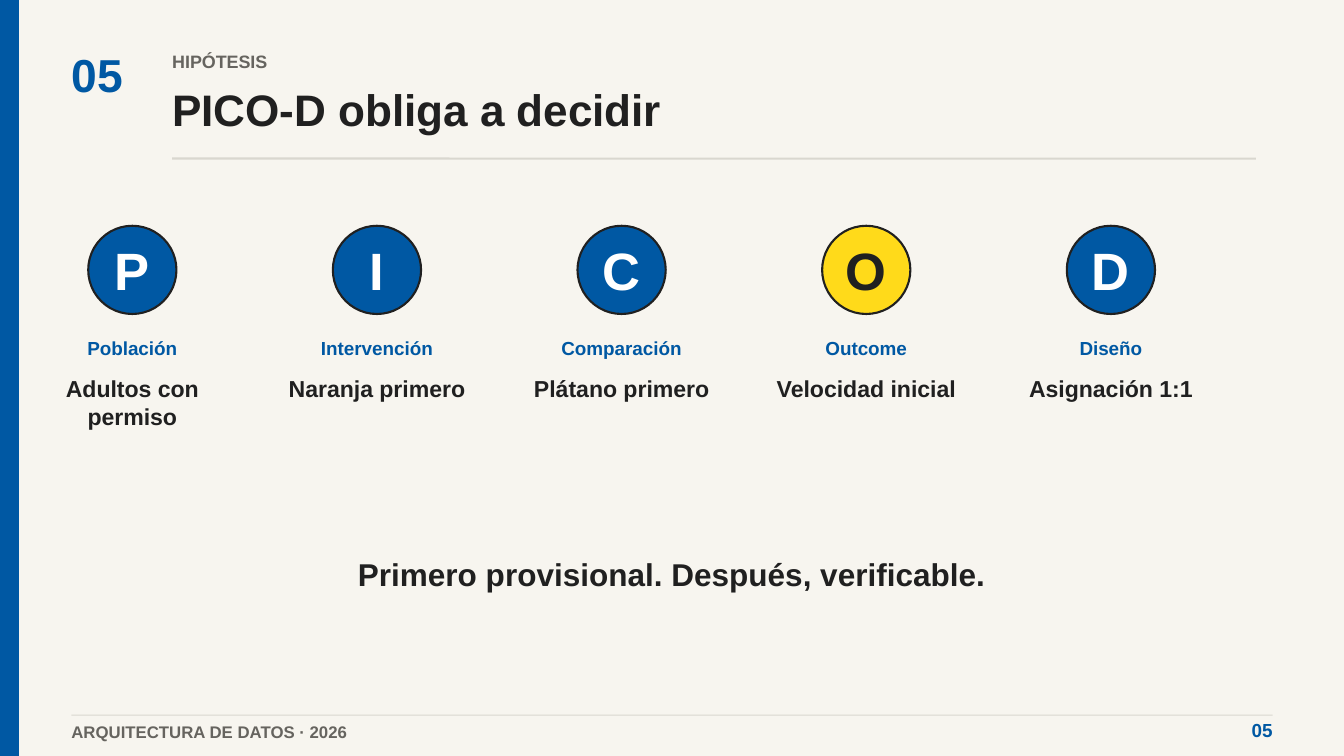
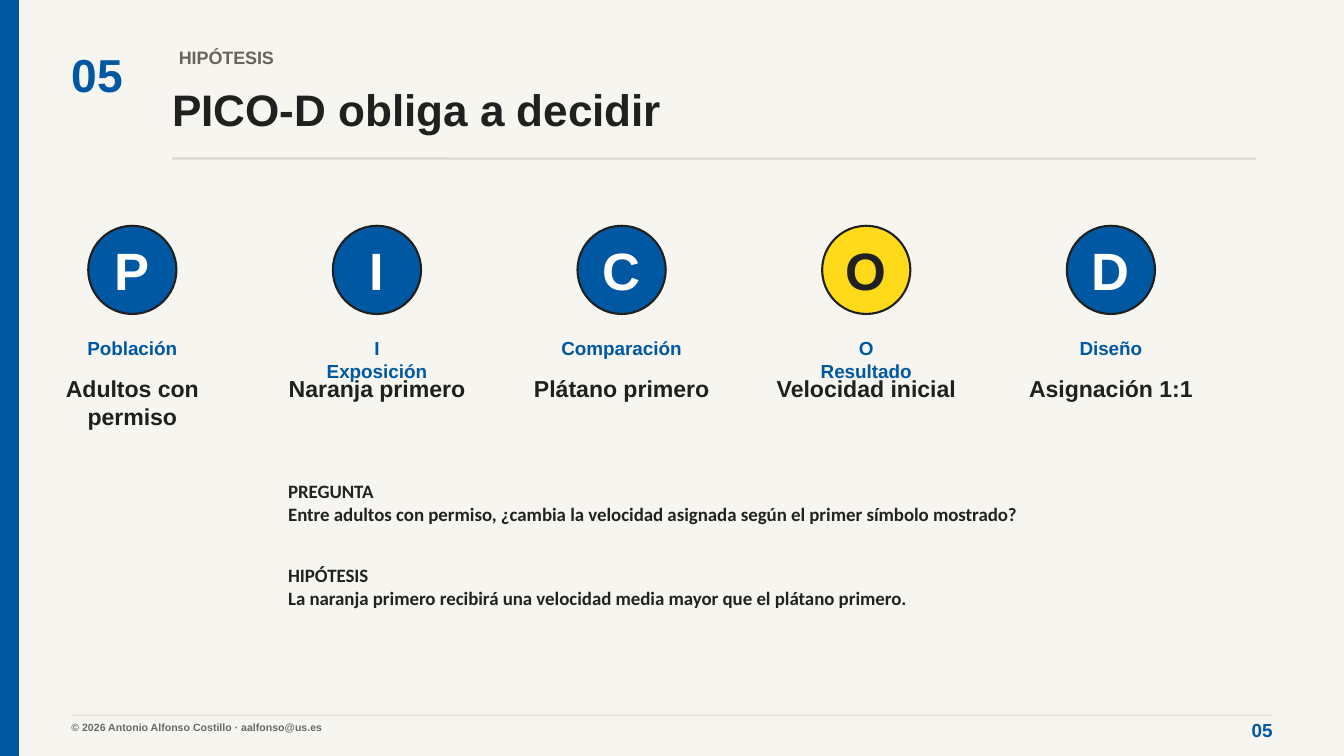
Before and after one commit to Teoriadejuego/arquitectura-datos-python-ciencia-abierta, a slide deck: slide 5 of 00_PRESENTACION/ARQUITECTURA_DATOS_PROYECCION.pptx. Drawn at 1344x756 pixels with LibreOffice and Linux fonts; fonts in the diff are those of the drawing. Boxes give left, top, right and bottom in pixels: in the first picture for what was removed or moved away, otherwise in the second. Text is boxed around its words. In the diff, an @@ line names an element or a change of style, - is before the commit and + after.

```diff
--- a/00_PRESENTACION/ARQUITECTURA_DATOS_PROYECCION.pptx
+++ b/00_PRESENTACION/ARQUITECTURA_DATOS_PROYECCION.pptx
@@ text "HIPÓTESIS": place and size @@
-text "HIPÓTESIS" at [172,54,267,68]
+text "HIPÓTESIS" at [179,50,274,64]
@@ text at [327,341,427,382]: text changed @@
-Intervención
+I
+Exposición
@@ text at [821,342,912,382]: text changed @@
-Outcome
+O
+Resultado
@@ text added at [288,485,1017,524], 13.5 pt, text #222222, bold @@
+PREGUNTA
+Entre adultos con permiso, ¿cambia la velocidad asignada según el primer símbolo mostrado?
@@ text added at [288,566,907,608], 13.5 pt, text #222222, bold @@
+HIPÓTESIS
+La naranja primero recibirá una velocidad media mayor que el plátano primero.
@@ text removed at [358,563,985,592] @@
-Primero provisional. Después, verificable.
@@ text at [82,723,322,733]: text changed; size 12 to 7.5 pt; text colour #66645F to #686868 @@
-ARQUITECTURA DE DATOS · 2026
+© 2026 Antonio Alfonso Costillo · aalfonso@us.es
```
Also in this commit, not shown: 20 other slides changed, 3 slides added, 11 other files.
